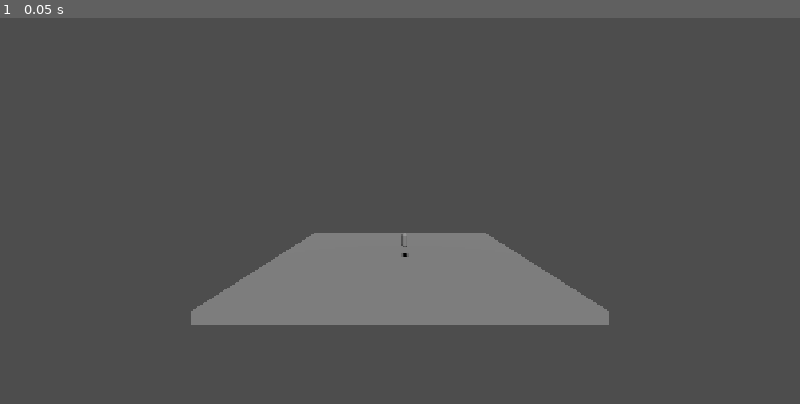
Above: before the commit, frame 1.
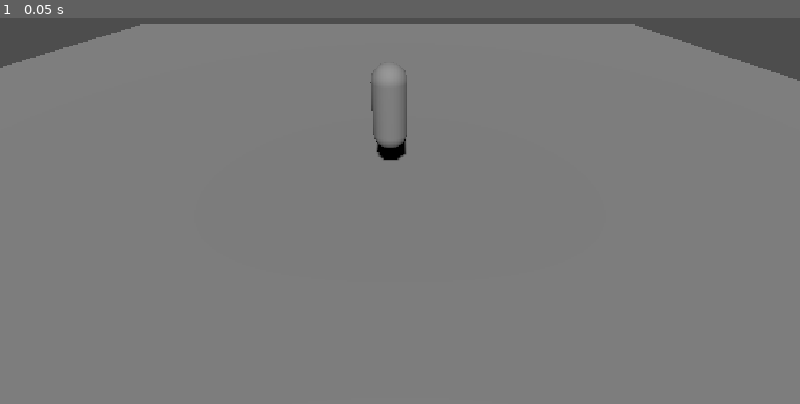
Above: after the commit, the same moment.

Repository: santiagotafur2026/ultimo-turno
Game: Godot game, scene res://main.tscn
The game is run twice, just before and just after one commit, with the same random seed, the same clock (stepped at 60 frames per second) and the same inputs.
Inputs:
- Up to frame 1 (0.05 s): no input

The runs differ from the first frame. In frame 1, 86% of the frame differs, in the area x 0-100%, y 1-100%.

Commit message:
Create Main.gd

Diff:
--- /dev/null
+++ b/main.gd
@@ -0,0 +1,21 @@
+extends Node3D
+
+# Pon false para reproducir el "ANTES" (falta la acción 'correr').
+const REGISTRAR_CORRER = true
+
+func _ready():
+	_registrar("move_left", [KEY_A, KEY_LEFT])
+	_registrar("move_right", [KEY_D, KEY_RIGHT])
+	_registrar("move_up", [KEY_W, KEY_UP])
+	_registrar("move_down", [KEY_S, KEY_DOWN])
+	if REGISTRAR_CORRER:
+		_registrar("correr", [KEY_SHIFT])
+
+func _registrar(nombre, teclas):
+	if InputMap.has_action(nombre):
+		return
+	InputMap.add_action(nombre)
+	for k in teclas:
+		var e = InputEventKey.new()
+		e.physical_keycode = k
+		InputMap.action_add_event(nombre, e)
--- a/main.tscn
+++ b/main.tscn
@@ -1,4 +1,6 @@
 [gd_scene format=3 uid="uid://b17nywy4nuhkd"]
+
+[ext_resource type="Script" uid="uid://bk2r7qus8smkx" path="res://main.gd" id="1_ig7tw"]
 
 [sub_resource type="BoxShape3D" id="BoxShape3D_uxa2c"]
 size = Vector3(30, 1, 30)
@@ -34,6 +36,7 @@
 }
 
 [node name="Main" type="Node3D" unique_id=1245618563]
+script = ExtResource("1_ig7tw")
 
 [node name="DirectionalLight3D" type="DirectionalLight3D" parent="." unique_id=1310419929]
 transform = Transform3D(1, 0, 0, 0, 0.70710677, 0.70710677, 0, -0.70710677, 0.70710677, 0, 0, 0)
@@ -50,8 +53,9 @@
 mesh = SubResource("BoxMesh_hchaj")
 
 [node name="Camera3D" type="Camera3D" parent="." unique_id=733500645]
-transform = Transform3D(1, 0, 0, 0, 1, 0, 0, 0, 1, 0, 5, 36.029)
+transform = Transform3D(1, 0, 0, 0, 0.81915206, 0.57357645, 0, -0.57357645, 0.81915206, 0.7829555, -0.57456946, 7.108408)
 current = true
+fov = 68.17596
 
 [node name="CharacterBody3D" type="CharacterBody3D" parent="." unique_id=426956505]
 
@@ -62,7 +66,7 @@
 transform = Transform3D(-1, 0, -8.742278e-08, 0, 1, 0, 8.742278e-08, 0, -1, 0, 0, 0)
 
 [node name="MeshInstance3D" type="MeshInstance3D" parent="CharacterBody3D/Modelo" unique_id=83264983]
-transform = Transform3D(1, 0, 0, 0, 1, 0, 0, 0, 1, -0.58131355, -2.3320289, -0.96136624)
+transform = Transform3D(1, 0, 0, 0, 1, 0, 0, 0, 1, -0.58131355, -3.1773314, -0.96136624)
 mesh = SubResource("CapsuleMesh_uxa2c")
 
 [node name="AnimationPlayer" type="AnimationPlayer" parent="CharacterBody3D/Modelo" unique_id=1329586828]
Not shown, added: main.gd.uid
